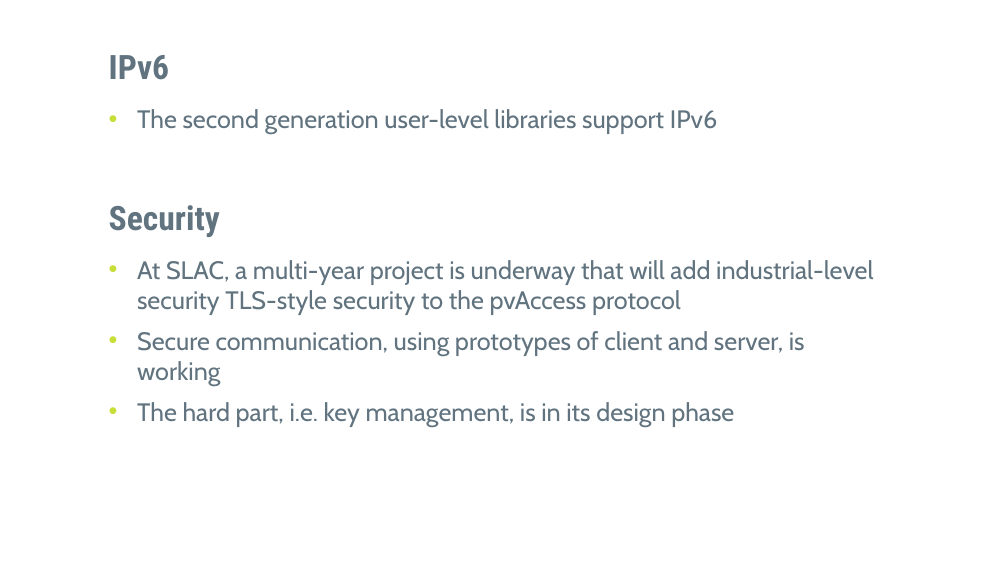
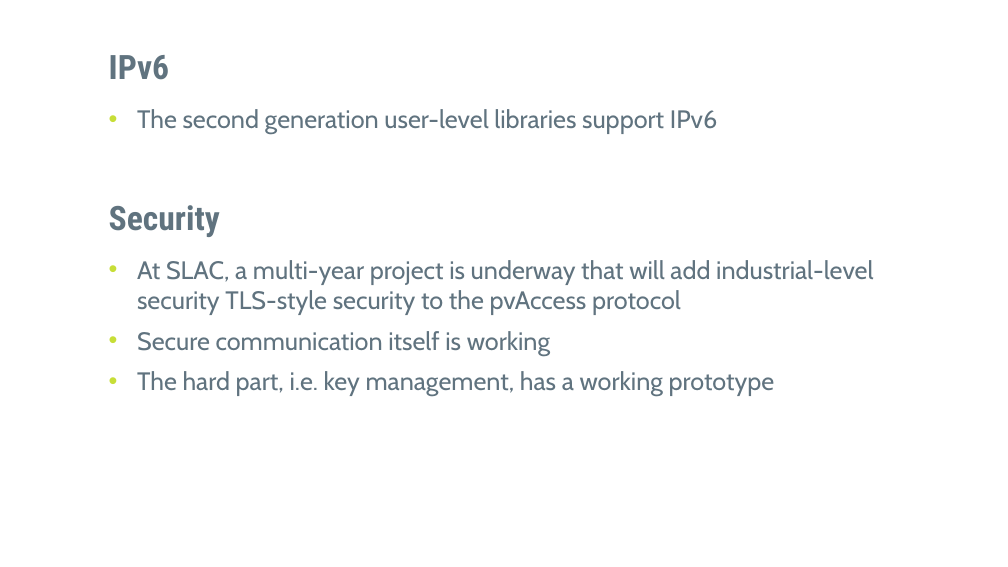
Before and after one commit to epics-training/epics7-overview, a slide deck: slide 12 of presentations/EPICS 7 Overview.pptx. Drawn at 1008x567 pixels with LibreOffice and Linux fonts; fonts in the diff are those of the drawing; background and template pictures are left out. Boxes give left, top, right and bottom in pixels: in the first picture for what was removed or moved away, otherwise in the second. Text is boxed around its words. In the diff, an @@ line names an element or a change of style, - is before the commit and + after.

```diff
--- a/presentations/EPICS 7 Overview.pptx
+++ b/presentations/EPICS 7 Overview.pptx
@@ text at (x1=137, y1=331, x2=775, y2=397): text changed @@
-• Secure communication, using prototypes of client and server, is working
-• The hard part, i.e. key management, is in its design phase
+• Secure communication itself is working
+• The hard part, i.e. key management, has a working prototype
```
Also in this commit, not shown: 1 other slide changed.
